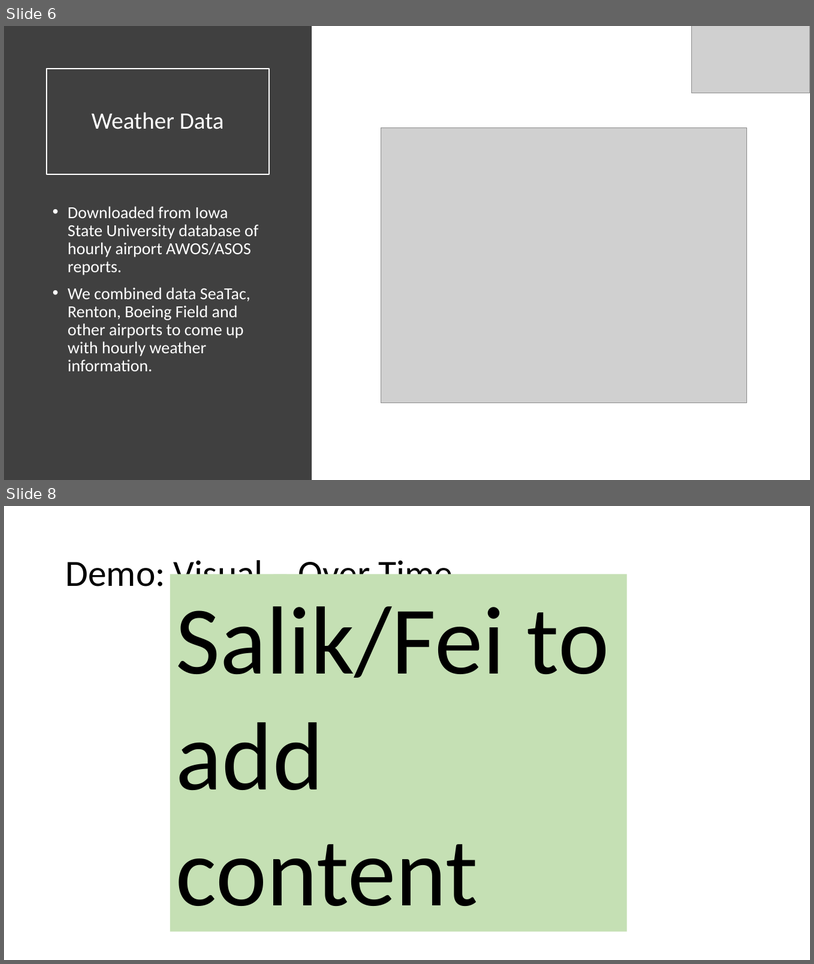
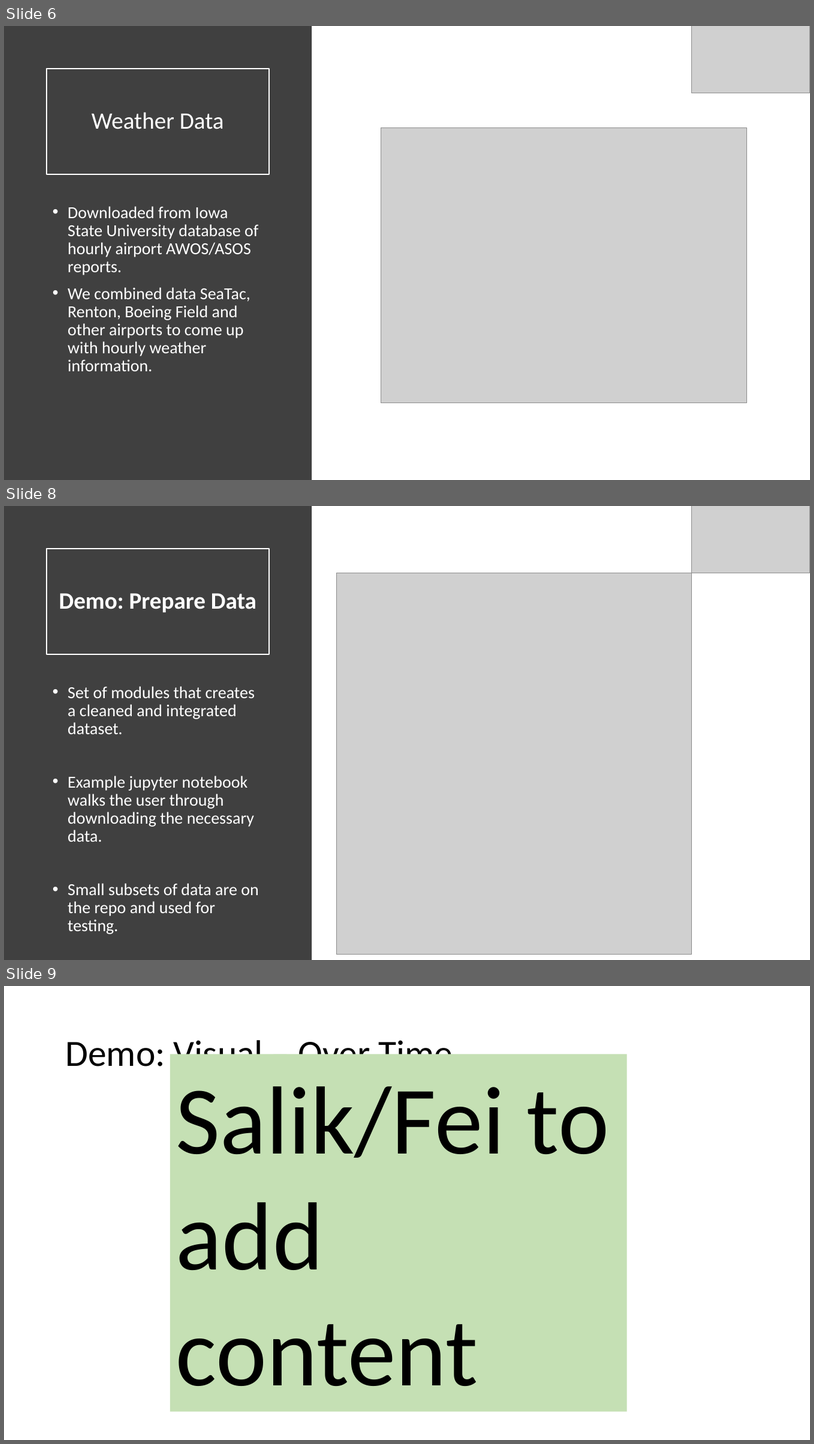
Before and after one commit to gdc3000/wa_collisions, a slide deck: doc/wa_collisions_final_presentation.pptx. Shown one above the other, each under a label of ours: slides 6 and 8 before the commit, slides 6, 8 and 9 after it; the slides between them are not shown. The pictures are 814x964 and 814x1444 pixels, drawn with LibreOffice and Linux fonts; fonts in the diff are those of the drawing; grey boxes stand for pictures. Boxes give left, top, right and bottom in pixels: in the first picture for what was removed or moved away, otherwise in the second. Text is boxed around its words. In the diff, an @@ line names an element or a change of style, - is before the commit and + after.

```diff
--- a/doc/wa_collisions_final_presentation.pptx
+++ b/doc/wa_collisions_final_presentation.pptx
@@ slide 8 added at [4,506,810,960], background #FFFFFF @@
@@ rectangle added at [4,506,312,960], fill #404040 @@
@@ picture added at [692,506,810,573] @@
@@ title added at [47,549,269,654], outline #FFFFFF 1.5 pt, 28 pt, text #FFFFFF, bold @@
+Demo: Prepare Data
@@ picture added at [337,573,692,954] @@
@@ text added at [68,686,259,934], 20 pt, text #FFFFFF @@
+• Set of modules that creates a cleaned and integrated dataset.
+• Example jupyter notebook walks the user through downloading the necessary data.
+• Small subsets of data are on the repo and used for testing.
@@ what was slide 8 is now slide 9 @@
```
Also in this commit, not shown: 2 slides changed, 2 other slides added, 1 slide removed, 3 other files.
